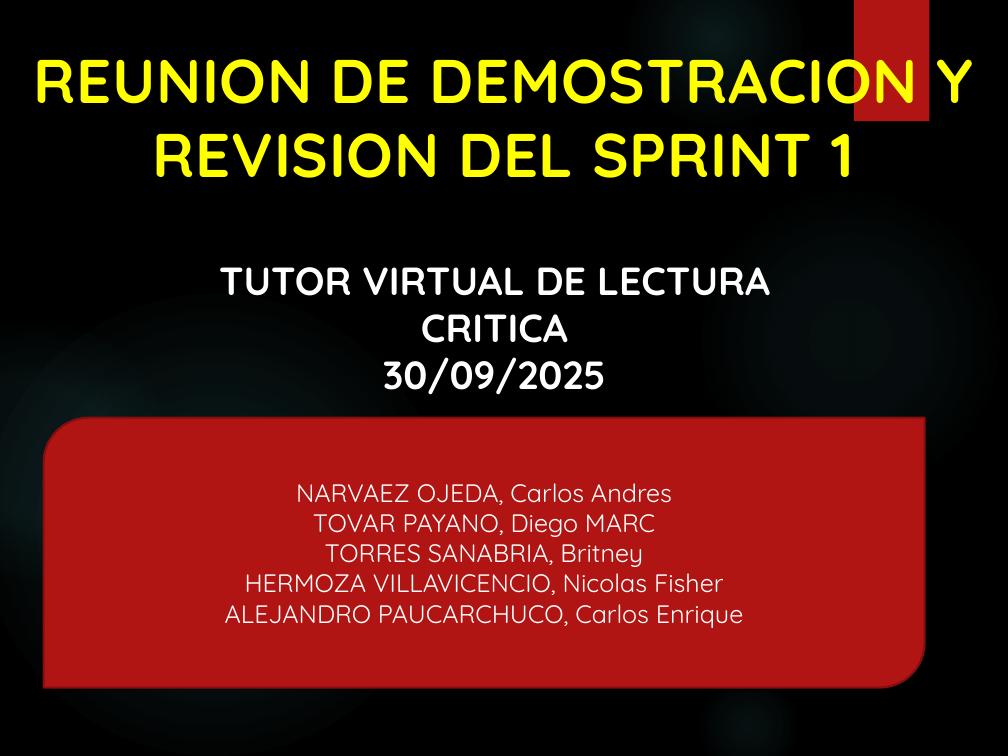
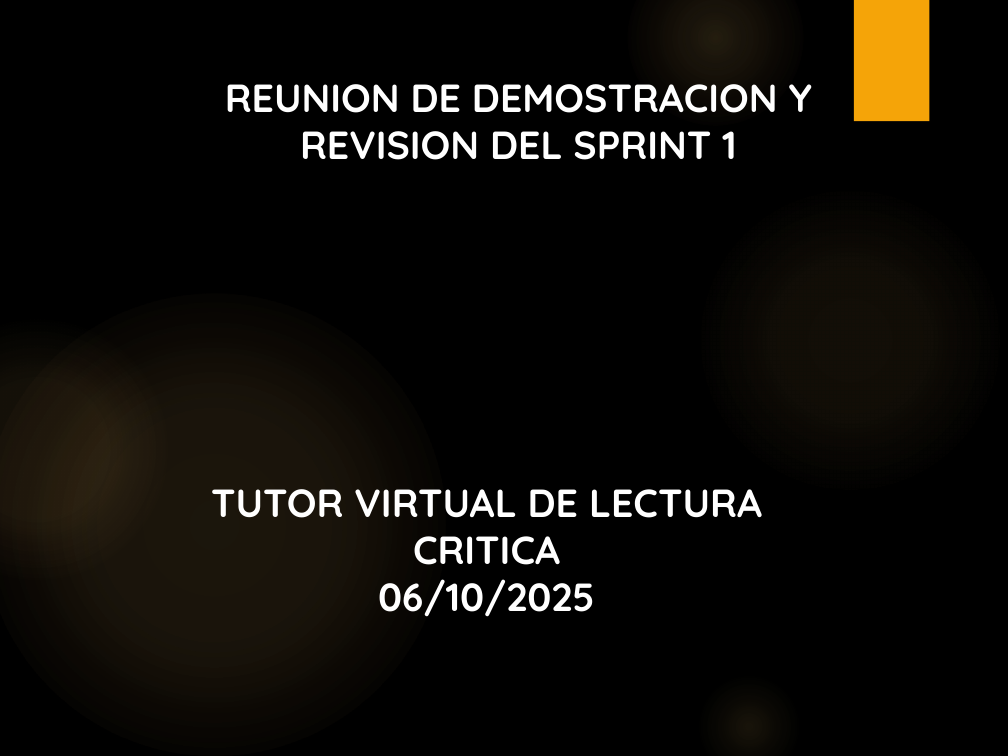
Before and after one commit to BritneyTorres/G2001, a slide deck: slide 1 of Semana 5/20250915_07_Revisión del Sprint.pptx. Drawn at 1008x756 pixels with LibreOffice and Linux fonts; fonts in the diff are those of the drawing; background and template pictures are left out. Boxes give left, top, right and bottom in pixels: in the first picture for what was removed or moved away, otherwise in the second. Text is boxed around its words. In the diff, an @@ line names an element or a change of style, - is before the commit and + after.

```diff
--- a/Semana 5/20250915_07_Revisión del Sprint.pptx
+++ b/Semana 5/20250915_07_Revisión del Sprint.pptx
@@ rectangle at box(854, 0, 929, 121): fill #B01513 to #F5A408 @@
@@ text "REUNION DE DEMOSTRACION Y": place and size @@
-text "REUNION DE DEMOSTRACION Y" at box(33, 39, 973, 178)
+text "REUNION DE DEMOSTRACION Y" at box(225, 84, 812, 160)
@@ text "REUNION DE DEMOSTRACION Y" at box(225, 84, 812, 160): size 44 to 28 pt, text colour #FFFF00 to #FFFFFF, letter spacing 0.5 to 0 pt @@
@@ fill gradient #50B9C1 to gradient #FAC96A in 5 elements at box(695, 184, 1005, 495), box(627, 0, 803, 126), box(695, 672, 803, 756), box(0, 294, 445, 756), box(0, 320, 167, 580) @@
@@ round diag rect removed at box(43, 417, 924, 687) @@
-NARVAEZ OJEDA, Carlos Andres
-TOVAR PAYANO, Diego MARC
-TORRES SANABRIA, Britney
-HERMOZA VILLAVICENCIO, Nicolas Fisher
-ALEJANDRO PAUCARCHUCO, Carlos Enrique
@@ text "TUTOR VIRTUAL DE LECTURA CRITICA": place and size @@
-text "TUTOR VIRTUAL DE LECTURA CRITICA" at box(219, 267, 770, 395)
+text "TUTOR VIRTUAL DE LECTURA CRITICA" at box(211, 489, 762, 617)
@@ text at box(378, 579, 595, 617): text changed @@
-30/09/2025
+06/10/2025
```
Also in this commit, not shown: 5 slides added, 1 slide removed, 2 other files.
